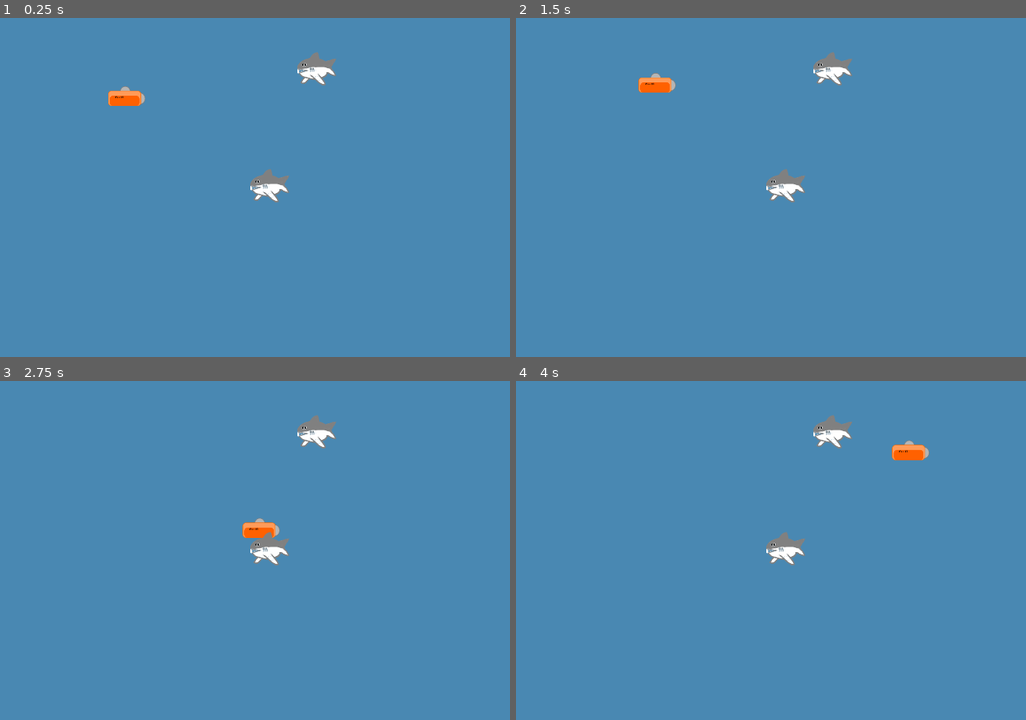
Above: before the commit, frames 1-4 (two rows, left to right).
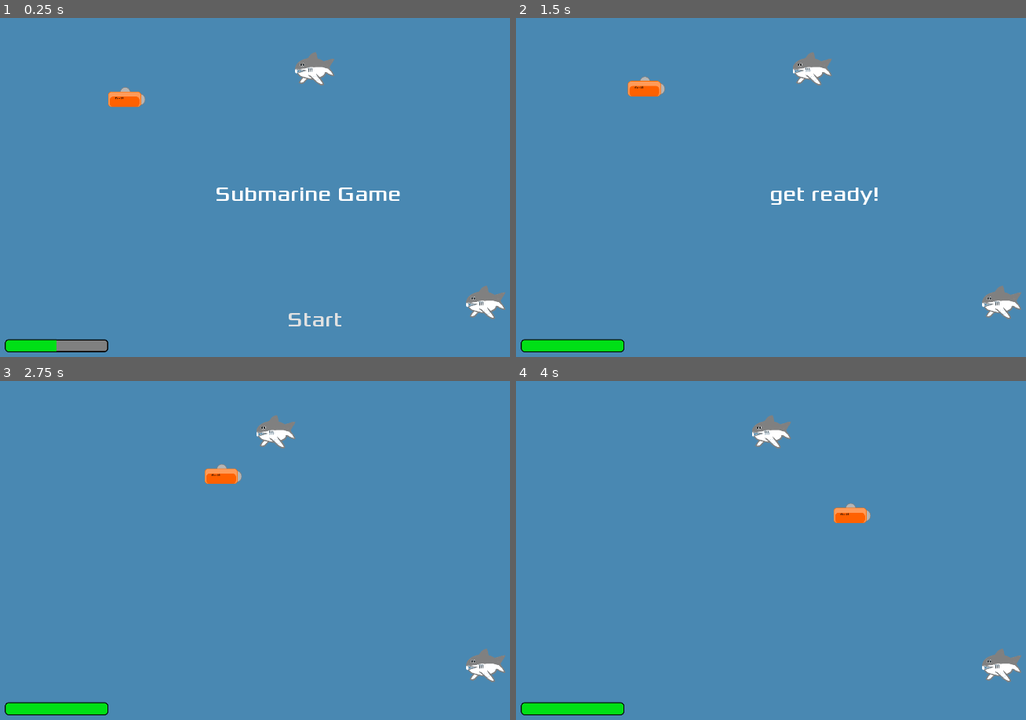
Above: after the commit, the same moments.

Repository: reyabreu/submarine-game
Game: Godot game, scene res://Scenes/Environment.tscn
Same seed, same stepped clock (60 frames per second), same inputs: the game is played once before the commit and once after it.
Inputs (mouse positions are in pixels of both pictures, inside the frame that each line leads up to):
- Up to frame 1 (0.25 s): no input
- Up to frame 2 (1.5 s): click (832, 319) at 0.5 s, where only the run after the commit has a clickable "Start"; hold Right (ui_right) from 1.28 s (still down)
- Up to frame 3 (2.75 s): release Right (ui_right) at 2.03 s; hold Down (ui_down) from 2.03 s (still down)
- Up to frame 4 (4 s): release Down (ui_down) at 2.78 s; hold Right (ui_right) 2.78-3.53 s; hold Up (ui_up) from 3.53 s (still down)

The runs differ from the first frame. In frame 1, 2.7% of the frame differs, in the area x 0-100%, y 10-99%; in frame 2, 3.0%; in frame 3, 3.2%; in frame 4, 3.2%.

Commit message:
improved submarine and creature movement. Basic HUD

Diff:
--- a/Scenes/Environment.tscn
+++ b/Scenes/Environment.tscn
@@ -1,18 +1,35 @@
-[gd_scene load_steps=3 format=2]
+[gd_scene load_steps=5 format=2]
 
-[ext_resource path="res://Scenes/Player.tscn" type="PackedScene" id=1]
-[ext_resource path="res://Scenes/Target.tscn" type="PackedScene" id=2]
+[ext_resource path="res://Scripts/Environment.gd" type="Script" id=1]
+[ext_resource path="res://Scenes/Player.tscn" type="PackedScene" id=2]
+[ext_resource path="res://Scenes/Target.tscn" type="PackedScene" id=3]
+[ext_resource path="res://Scenes/HUD.tscn" type="PackedScene" id=4]
 
 [node name="Environment" type="Node2D" index="0"]
 
-[node name="Player" parent="." index="0" instance=ExtResource( 1 )]
+script = ExtResource( 1 )
+
+[node name="Player" parent="." index="0" instance=ExtResource( 2 )]
 
 position = Vector2( 405.474, 245.696 )
+movement_dampening = 0.02
 
-[node name="Target" parent="." index="1" instance=ExtResource( 2 )]
+[node name="Target" parent="." index="1" instance=ExtResource( 3 )]
 
 position = Vector2( 985.408, 156.997 )
+linear_speed = 50
+player_damage = 25
 
-[node name="Target2" parent="." index="2" instance=ExtResource( 2 )]
+[node name="Target2" parent="." index="2" instance=ExtResource( 3 )]
 
-position = Vector2( 841.772, 514.416 )
+position = Vector2( 1502.89, 871.473 )
+linear_speed = 100
+player_damage = 50
+
+[node name="HUD" parent="." index="3" instance=ExtResource( 4 )]
+
+[connection signal="damage_taken" from="Player" to="." method="_on_Player_damage_taken"]
+
+[connection signal="health_emptied" from="Player" to="." method="_on_Player_health_emptied"]
+
+[connection signal="start_game" from="HUD" to="." method="_on_HUD_start_game"]
--- /dev/null
+++ b/Scenes/Game.tscn
@@ -0,0 +1,174 @@
+[gd_scene load_steps=5 format=2]
+
+[ext_resource path="res://Scripts/Game.gd" type="Script" id=1]
+[ext_resource path="res://Scripts/TestRect.gd" type="Script" id=2]
+
+[sub_resource type="RectangleShape2D" id=1]
+
+custom_solver_bias = 0.0
+extents = Vector2( 20, 20 )
+
+[sub_resource type="RectangleShape2D" id=2]
+
+custom_solver_bias = 0.0
+extents = Vector2( 10, 110 )
+
+[node name="Game" type="Node"]
+
+script = ExtResource( 1 )
+
+[node name="TestRect" type="KinematicBody2D" parent="." index="0"]
+
+position = Vector2( 500, 290 )
+input_pickable = false
+collision_layer = 1
+collision_mask = 1
+collision/safe_margin = 0.08
+script = ExtResource( 2 )
+_sections_unfolded = [ "Collision", "Material", "Pause", "Pickable", "Transform", "Visibility", "Z Index", "collision" ]
+__meta__ = {
+"_edit_group_": true
+}
+
+[node name="ColorRect" type="ColorRect" parent="TestRect" index="0"]
+
+anchor_left = 0.0
+anchor_top = 0.0
+anchor_right = 0.0
+anchor_bottom = 0.0
+margin_left = -20.0
+margin_top = -20.0
+margin_right = 20.0
+margin_bottom = 20.0
+rect_pivot_offset = Vector2( 20, 20 )
+rect_clip_content = false
+mouse_filter = 0
+mouse_default_cursor_shape = 0
+size_flags_horizontal = 1
+size_flags_vertical = 1
+color = Color( 0.917969, 0.904746, 0.0717163, 1 )
+_sections_unfolded = [ "Anchor", "Focus", "Grow Direction", "Hint", "Margin", "Material", "Mouse", "Pause", "Rect", "Size Flags", "Theme", "Visibility" ]
+
+[node name="CollisionShape2D" type="CollisionShape2D" parent="TestRect" index="1"]
+
+shape = SubResource( 1 )
+
+[node name="CollisionTimer" type="Timer" parent="TestRect" index="2"]
+
+process_mode = 0
+wait_time = 0.75
+one_shot = true
+autostart = false
+
+[node name="RightWall" type="StaticBody2D" parent="." index="1"]
+
+position = Vector2( 720, 280 )
+input_pickable = false
+collision_layer = 1
+collision_mask = 1
+constant_linear_velocity = Vector2( 0, 0 )
+constant_angular_velocity = 0.0
+friction = 0.0
+bounce = 1.0
+_sections_unfolded = [ "Collision", "Material", "Pause", "Pickable", "Transform", "Visibility", "Z Index" ]
+__meta__ = {
+"_edit_group_": true
+}
+
+[node name="ColorRect" type="ColorRect" parent="RightWall" index="0"]
+
+anchor_left = 0.0
+anchor_top = 0.0
+anchor_right = 0.0
+anchor_bottom = 0.0
+margin_left = -10.0
+margin_top = -110.0
+margin_right = 10.0
+margin_bottom = 110.0
+rect_pivot_offset = Vector2( 10, 110 )
+rect_clip_content = false
+mouse_filter = 0
+mouse_default_cursor_shape = 0
+size_flags_horizontal = 1
+size_flags_vertical = 1
+color = Color( 0.790323, 0.320496, 0.921875, 1 )
+_sections_unfolded = [ "Anchor", "Focus", "Grow Direction", "Hint", "Margin", "Material", "Mouse", "Pause", "Rect", "Size Flags", "Theme", "Visibility" ]
+
+[node name="CollisionShape2D" type="CollisionShape2D" parent="RightWall" index="1"]
+
+shape = SubResource( 2 )
+
+[node name="LeftWall" type="StaticBody2D" parent="." index="2"]
+
+position = Vector2( 270, 280 )
+input_pickable = false
+collision_layer = 1
+collision_mask = 1
+constant_linear_velocity = Vector2( 0, 0 )
+constant_angular_velocity = 0.0
+friction = 1.0
+bounce = 0.0
+_sections_unfolded = [ "Collision", "Material", "Pause", "Pickable", "Transform", "Visibility", "Z Index" ]
+__meta__ = {
+"_edit_group_": true
+}
+
+[node name="ColorRect" type="ColorRect" parent="LeftWall" index="0"]
+
+anchor_left = 0.0
+anchor_top = 0.0
+anchor_right = 0.0
+anchor_bottom = 0.0
+margin_left = -10.0
+margin_top = -110.0
+margin_right = 10.0
+margin_bottom = 110.0
+rect_pivot_offset = Vector2( 10, 110 )
+rect_clip_content = false
+mouse_filter = 0
+mouse_default_cursor_shape = 0
+size_flags_horizontal = 1
+size_flags_vertical = 1
+color = Color( 0.790323, 0.320496, 0.921875, 1 )
+_sections_unfolded = [ "Anchor", "Focus", "Grow Direction", "Hint", "Margin", "Material", "Mouse", "Pause", "Rect", "Size Flags", "Theme", "Visibility" ]
+
+[node name="CollisionShape2D" type="CollisionShape2D" parent="LeftWall" index="1"]
+
+shape = SubResource( 2 )
+
+[node name="CanvasLayer" type="CanvasLayer" parent="." index="3"]
+
+layer = -1
+offset = Vector2( 0, 0 )
+rotation = 0.0
+scale = Vector2( 1, 1 )
+transform = Transform2D( 1, 0, 0, 1, 0, 0 )
+
+[node name="CheckBox" type="CheckBox" parent="CanvasLayer" index="0"]
+
+anchor_left = 0.0
+anchor_top = 0.0
+anchor_right = 0.0
+anchor_bottom = 0.0
+margin_left = 450.0
+margin_top = 420.0
+margin_right = 562.0
+margin_bottom = 444.0
+rect_pivot_offset = Vector2( 0, 0 )
+rect_clip_content = false
+focus_mode = 2
+mouse_filter = 0
+mouse_default_cursor_shape = 0
+size_flags_horizontal = 1
+size_flags_vertical = 1
+toggle_mode = true
+enabled_focus_mode = 2
+shortcut = null
+group = null
+text = "Collision Info"
+flat = false
+align = 0
+
+[connection signal="collisioninfo_change" from="TestRect" to="." method="_on_TestRect_collisioninfo_change"]
+
+[connection signal="timeout" from="TestRect/CollisionTimer" to="TestRect" method="_on_CollisionTimer_timeout"]
--- /dev/null
+++ b/Scenes/HUD.tscn
@@ -0,0 +1,123 @@
+[gd_scene load_steps=7 format=2]
+
+[ext_resource path="res://Scripts/HUD.gd" type="Script" id=1]
+[ext_resource path="res://Assets/Sprites/progress_bar_empty.png" type="Texture" id=2]
+[ext_resource path="res://Assets/Sprites/progress_bar_full.png" type="Texture" id=3]
+[ext_resource path="res://Assets/Fonts/xolonium-fonts-4.1/ttf/Xolonium-Regular.ttf" type="DynamicFontData" id=4]
+
+[sub_resource type="DynamicFont" id=1]
+
+size = 64
+use_mipmaps = false
+use_filter = false
+font_data = ExtResource( 4 )
+_sections_unfolded = [ "Extra Spacing", "Font", "Font/fallback", "Resource", "Settings" ]
+
+[sub_resource type="DynamicFont" id=2]
+
+size = 64
+use_mipmaps = false
+use_filter = false
+font_data = ExtResource( 4 )
+_sections_unfolded = [ "Font", "Settings" ]
+
+[node name="HUD" type="CanvasLayer"]
+
+layer = 1
+offset = Vector2( 0, 0 )
+rotation = 0.0
+scale = Vector2( 1, 1 )
+transform = Transform2D( 1, 0, 0, 1, 0, 0 )
+script = ExtResource( 1 )
+
+[node name="HealthBar" type="TextureProgress" parent="." index="0"]
+
+anchor_left = 0.0
+anchor_top = 1.0
+anchor_right = 0.0
+anchor_bottom = 1.0
+margin_left = 30.0
+margin_top = -100.0
+margin_right = 350.0
+margin_bottom = -53.0
+rect_pivot_offset = Vector2( 0, 0 )
+rect_clip_content = false
+mouse_filter = 1
+mouse_default_cursor_shape = 0
+size_flags_horizontal = 1
+size_flags_vertical = 1
+min_value = 0.0
+max_value = 100.0
+step = 1.0
+page = 0.0
+value = 50.0
+exp_edit = false
+rounded = false
+texture_under = ExtResource( 2 )
+texture_over = null
+texture_progress = ExtResource( 3 )
+radial_fill_degrees = 360.0
+radial_center_offset = Vector2( 0, 0 )
+nine_patch_stretch = false
+_sections_unfolded = [ "Anchor", "Focus", "Grow Direction", "Hint", "Margin", "Material", "Mouse", "Pause", "Radial Fill", "Rect", "Size Flags", "Textures", "Theme", "Visibility" ]
+
+[node name="MessageLabel" type="Label" parent="." index="1"]
+
+anchor_left = 0.5
+anchor_top = 0.5
+anchor_right = 0.5
+anchor_bottom = 0.5
+margin_left = -720.0
+margin_top = -195.0
+margin_right = 720.0
+margin_bottom = 195.0
+rect_pivot_offset = Vector2( 0, 0 )
+rect_clip_content = false
+mouse_filter = 2
+mouse_default_cursor_shape = 0
+size_flags_horizontal = 1
+size_flags_vertical = 4
+custom_fonts/font = SubResource( 1 )
+text = "Submarine Game"
+align = 1
+valign = 1
+percent_visible = 1.0
+lines_skipped = 0
+max_lines_visible = -1
+_sections_unfolded = [ "custom_fonts" ]
+
+[node name="StartButton" type="Button" parent="." index="2"]
+
+anchor_left = 0.5
+anchor_top = 1.0
+anchor_right = 0.5
+anchor_bottom = 1.0
+margin_left = -160.0
+margin_top = -200.0
+margin_right = 200.0
+margin_bottom = -130.0
+rect_pivot_offset = Vector2( 0, 0 )
+rect_clip_content = false
+focus_mode = 2
+mouse_filter = 0
+mouse_default_cursor_shape = 0
+size_flags_horizontal = 1
+size_flags_vertical = 1
+custom_fonts/font = SubResource( 2 )
+toggle_mode = false
+enabled_focus_mode = 2
+shortcut = null
+group = null
+text = "Start"
+flat = true
+align = 1
+_sections_unfolded = [ "custom_fonts" ]
+
+[node name="MessageTimer" type="Timer" parent="." index="3"]
+
+process_mode = 1
+wait_time = 2.0
+one_shot = true
+autostart = false
+
+[connection signal="pressed" from="StartButton" to="." method="_on_Button_pressed"]
--- a/Scenes/Player.tscn
+++ b/Scenes/Player.tscn
@@ -1,8 +1,9 @@
-[gd_scene load_steps=5 format=2]
+[gd_scene load_steps=7 format=2]
 
 [ext_resource path="res://Scripts/Player.gd" type="Script" id=1]
 [ext_resource path="res://Assets/Sprites/submarine.png" type="Texture" id=2]
 [ext_resource path="res://Scripts/PlayerSprite.gd" type="Script" id=3]
+[ext_resource path="res://Scripts/PlayerCameraZone.gd" type="Script" id=4]
 
 [sub_resource type="CapsuleShape2D" id=1]
 
@@ -10,25 +11,65 @@
 radius = 23.2373
 height = 67.0209
 
-[node name="Player" type="KinematicBody2D" index="0"]
+[sub_resource type="CircleShape2D" id=2]
+
+custom_solver_bias = 0.0
+radius = 230.217
+
+[node name="Player" type="KinematicBody2D"]
 
 input_pickable = false
-collision_layer = 1
-collision_mask = 1
+collision_layer = 2
+collision_mask = 13
 collision/safe_margin = 0.08
 script = ExtResource( 1 )
+_sections_unfolded = [ "Collision", "Material", "Pause", "Pickable", "Transform", "Visibility", "Z Index", "collision" ]
 __meta__ = {
 "_edit_group_": true
 }
+linear_speed = 550
+movement_dampening = 0.05
+health = 100
 
 [node name="Sprite" type="Sprite" parent="." index="0"]
 
 texture = ExtResource( 2 )
 script = ExtResource( 3 )
 
-[node name="CollisionShape2D" type="CollisionShape2D" parent="." index="1"]
+[node name="CollisionShape" type="CollisionShape2D" parent="." index="1"]
 
 position = Vector2( -1, 5 )
 rotation = 1.5708
 shape = SubResource( 1 )
 _sections_unfolded = [ "Material", "Pause", "Transform", "Visibility", "Z Index" ]
+
+[node name="CollisionTimer" type="Timer" parent="." index="2"]
+
+process_mode = 0
+wait_time = 0.75
+one_shot = true
+autostart = false
+
+[node name="CameraZone" type="Area2D" parent="." index="3"]
+
+input_pickable = true
+gravity_vec = Vector2( 0, 1 )
+gravity = 98.0
+linear_damp = 0.1
+angular_damp = 1.0
+collision_layer = 2
+collision_mask = 4
+audio_bus_override = false
+audio_bus_name = "Master"
+script = ExtResource( 4 )
+_sections_unfolded = [ "Audio Bus", "Collision", "Material", "Pause", "Pickable", "Transform", "Visibility", "Z Index" ]
+
+[node name="CollisionShape2D" type="CollisionShape2D" parent="CameraZone" index="0"]
+
+shape = SubResource( 2 )
+
+[connection signal="timeout" from="CollisionTimer" to="." method="_on_CollisionTimer_timeout"]
+
+[connection signal="body_entered" from="CameraZone" to="CameraZone" method="_on_CameraZone_body_entered"]
+
+[connection signal="body_exited" from="CameraZone" to="CameraZone" method="_on_CameraZone_body_exited"]
--- a/Scenes/Target.tscn
+++ b/Scenes/Target.tscn
@@ -1,26 +1,39 @@
-[gd_scene load_steps=3 format=2]
+[gd_scene load_steps=5 format=2]
 
-[ext_resource path="res://Assets/Sprites/shark.png" type="Texture" id=1]
+[ext_resource path="res://Scripts/Target.gd" type="Script" id=1]
+[ext_resource path="res://Assets/Sprites/shark.png" type="Texture" id=2]
+[ext_resource path="res://Scripts/TargetSprite.gd" type="Script" id=3]
 
 [sub_resource type="CapsuleShape2D" id=1]
 
 custom_solver_bias = 0.0
-radius = 34.1745
-height = 51.3562
+radius = 31.4821
+height = 42.1395
 
 [node name="Target" type="KinematicBody2D"]
 
 input_pickable = false
-collision_layer = 1
-collision_mask = 1
+collision_layer = 4
+collision_mask = 2
 collision/safe_margin = 0.08
+script = ExtResource( 1 )
+_sections_unfolded = [ "Collision", "Material", "Pause", "Pickable", "Transform", "Visibility", "Z Index", "collision" ]
+__meta__ = {
+"_edit_group_": true
+}
+linear_speed = 200
+player_damage = 10
+horizontal_dampening = 0.05
+vertical_dampening = 0.02
 
 [node name="Sprite" type="Sprite" parent="." index="0"]
 
-texture = ExtResource( 1 )
+texture = ExtResource( 2 )
+script = ExtResource( 3 )
 
-[node name="CollisionShape2D" type="CollisionShape2D" parent="." index="1"]
+[node name="CollisionShape" type="CollisionShape2D" parent="." index="1"]
 
+position = Vector2( -8, 0 )
 rotation = 1.5708
 shape = SubResource( 1 )
 _sections_unfolded = [ "Material", "Pause", "Transform", "Visibility", "Z Index" ]
--- /dev/null
+++ b/Scripts/Environment.gd
@@ -0,0 +1,14 @@
+extends Node2D
+
+func _on_HUD_start_game():
+	$Player.set_health(100)
+	$HUD.set_health($Player.get_health())
+	$Player.show()
+	$HUD.showMessage("get ready!")
+
+func _on_Player_damage_taken():
+	$HUD.set_health($Player.get_health())
+
+func _on_Player_health_emptied():
+	$Player.hide()
+	$HUD.show_game_over()
--- /dev/null
+++ b/Scripts/Game.gd
@@ -0,0 +1,9 @@
+extends Node
+
+func _on_TestRect_collisioninfo_change(is_bouncing):
+	$CanvasLayer/CheckBox.pressed = is_bouncing
+	print("is_bouncing : %s, ticks: %s" % [is_bouncing, OS.get_ticks_msec()])
+
+func _ready():
+	for value in range(-10, 10):
+		print("value: %d, sign: %d" % [value, sign(value)])
--- /dev/null
+++ b/Scripts/HUD.gd
@@ -0,0 +1,33 @@
+extends CanvasLayer
+
+onready var message_label = $MessageLabel
+onready var message_timer = $MessageTimer
+onready var start_button = $StartButton
+onready var health_bar = $HealthBar
+
+signal start_game
+
+func _ready():
+	message_timer.connect("timeout", self, "_on_MessageTimer_timeout")
+
+func set_health(health):
+	health_bar.value = health
+
+func showMessage(text):
+	message_label.text = text
+	message_label.show()
+	message_timer.start()
+
+func _on_MessageTimer_timeout():
+	message_label.hide()
+
+func show_game_over():
+	showMessage("Game Over")
+	yield(message_timer, "timeout")
+	start_button.show()
+	message_label.text = "Submarine Game"
+	message_label.show()
+
+func _on_Button_pressed():
+	start_button.hide()
+	emit_signal("start_game")
--- a/Scripts/Player.gd
+++ b/Scripts/Player.gd
@@ -1,28 +1,57 @@
 extends KinematicBody2D
 
-const FORCE_GRAVITY = 200 # pixels/s^2
-const SPEED = 550 # pixels/s
-const SEAFLOOR_NORMAL = Vector2(0, -1)
+const FORCE_BUOYANCY = 50 # pixels/s^2
+# const SPEED = 550 # pixels/s
+# const SEAFLOOR_NORMAL = Vector2(0, -1)
+
+export (int) var linear_speed = 550  # pixels/s
+export (float) var movement_dampening = 0.1 # units/delta
+export (int) var health = 100 setget set_health, get_health
 
 var velocity = Vector2()
+var is_colliding = false
+
+signal start_collision
+signal stop_collision
+signal damage_taken
+signal health_emptied
+
+func set_health(value):
+	health = value if value >= 0 else 0;
+
+func get_health():
+	return health
+
+func apply_damage(damage):
+	health -= damage
+	emit_signal("damage_taken")
+	if health <= 0:
+		emit_signal("health_emptied")
 
 func _process(delta):
-	$Sprite.update_sprite(velocity)
+	if not is_colliding:
+		$Sprite.update_sprite(velocity)
 
 func _physics_process(delta):
-	update_movement(delta)
+	_update_movement(delta)
 
-func update_movement(delta):
-	sink(delta)
+func _update_movement(delta):
+	_buoyancy(delta)
+	_propulsion_and_collisions(delta)
+	_move()
+
+func _buoyancy(delta):
+	velocity.y -= FORCE_BUOYANCY * delta
+
+func _propulsion_and_collisions(delta):
 	var collision_info = move_and_collide(velocity * delta)
 	if collision_info:
 		velocity = velocity.bounce(collision_info.normal)
-	move()
+		_notify_start_collision(collision_info)
+	else:
+		_start_collision_timer()
 
-func sink(delta):
-	velocity.y -= FORCE_GRAVITY * delta
-
-func move():
+func _move():
 	# capture user input
 	var move_right = Input.is_action_pressed("ui_right")
 	var move_left = Input.is_action_pressed("ui_left")
@@ -43,8 +72,27 @@
 		target_speed.y -= 1
 
 	#integrate speed
-	target_speed *= SPEED
+	target_speed *= 0 if is_colliding else linear_speed
 
 	#make linear movement smoother
-	velocity.x = lerp(velocity.x, target_speed.x, 0.1)
-	velocity.y = lerp(velocity.y, target_speed.y, 0.1)
+	velocity.x = lerp(velocity.x, target_speed.x, movement_dampening)
+	velocity.y = lerp(velocity.y, target_speed.y, movement_dampening)
+
+func _notify_start_collision(collision_info):
+	if not is_colliding:
+		is_colliding = true
+		emit_signal("start_collision")
+		if collision_info.collider.has_method("player_hit"):
+			collision_info.collider.player_hit(self, collision_info)
+
+func _start_collision_timer():
+	if is_colliding and $CollisionTimer.is_stopped():
+		$CollisionTimer.start()
+
+func _notify_stop_collision():
+	is_colliding = false
+	velocity = Vector2()
+	emit_signal("stop_collision")
+
+func _on_CollisionTimer_timeout():
+	_notify_stop_collision()
--- /dev/null
+++ b/Scripts/PlayerCameraZone.gd
@@ -0,0 +1,9 @@
+extends Area2D
+
+func _on_CameraZone_body_entered(body):
+	#print ("body: %s entered" % body.get_name())
+	pass
+
+func _on_CameraZone_body_exited(body):
+	#print ("body: %s exited" % body.get_name())
+	pass
--- a/Scripts/Target.gd
+++ b/Scripts/Target.gd
@@ -1,4 +1,48 @@
 extends KinematicBody2D
 
+const SCREEN_MARGIN = 100
+const WOBBLE_AMPLITUDE = 8
+const WOBBLE_FREQUENCY = 2
+
+export (int) var linear_speed = 200
+export (int) var player_damage = 10
+export (float) var horizontal_dampening = 0.05 # units/delta
+export (float) var vertical_dampening = 0.02 # units/delta
+
+var screen_size
+var dead_band
+var velocity = Vector2()
+
 func _ready():
-	pass
+	screen_size = get_viewport_rect().size
+	dead_band = $Sprite.texture.get_size()/2 + Vector2(SCREEN_MARGIN, SCREEN_MARGIN)
+	randomize()
+	velocity.x = randi() % linear_speed - (linear_speed/2)
+
+func _process(delta):
+	 $Sprite.update_sprite(velocity)
+
+func _physics_process(delta):
+	_move()
+	var collision_info = move_and_collide(velocity * delta)
+	if collision_info:
+		velocity = velocity.bounce(collision_info.normal)
+
+func _move():
+	var target_velocity = Vector2()
+
+	if velocity.x > 0:
+		target_velocity.x = 1 if position.x < screen_size.x - dead_band.x else -1
+	if velocity.x < 0:
+		target_velocity.x = -1 if position.x > dead_band.x else 1
+	if velocity.y > 0:
+		target_velocity.y = 1 if position.y < screen_size.y - dead_band.y else -1
+	if velocity.y < 0:
+		target_velocity.y = -1 if position.y > dead_band.y else 1
+
+	target_velocity *= linear_speed
+	velocity.x = lerp(velocity.x, target_velocity.x, horizontal_dampening)
+	velocity.y = lerp(velocity.y, target_velocity.y, vertical_dampening)
+
+func player_hit(player, collision_info):
+	player.apply_damage(player_damage)
--- /dev/null
+++ b/Scripts/TargetSprite.gd
@@ -0,0 +1,4 @@
+extends Sprite
+
+func update_sprite(velocity):
+	flip_h = velocity.x > 0
--- /dev/null
+++ b/Scripts/TestRect.gd
@@ -0,0 +1,67 @@
+extends KinematicBody2D
+
+const FORCE_GRAVITY = 200 # pixels/s^2
+const SPEED = 550 # pixels/s
+const SEAFLOOR_NORMAL = Vector2(0, -1)
+
+signal collisioninfo_change
+
+var is_bouncing = false;
+var velocity = Vector2()
+
+func _draw():
+	draw_line(Vector2(0,0), velocity.normalized()*100, ColorN("black"),  3)
+
+func _process(delta):
+	update()
+
+func _physics_process(delta):
+	update_movement(delta)
+
+func update_movement(delta):
+	#sink(delta)
+	var collision_info = move_and_collide(velocity * delta)
+	if collision_info:
+		velocity = velocity.bounce(collision_info.normal)
+		if not is_bouncing:
+			is_bouncing = true
+			emit_signal("collisioninfo_change", is_bouncing)
+	else:
+		if is_bouncing and $CollisionTimer.is_stopped():
+			$CollisionTimer.start()
+	move()
+
+func sink(delta):
+	velocity.y -= FORCE_GRAVITY * delta
+
+func move():
+	# capture user input
+	var move_right = Input.is_action_pressed("ui_right")
+	var move_left = Input.is_action_pressed("ui_left")
+	var move_up = Input.is_action_pressed("ui_up")
+	var move_down = Input.is_action_pressed("ui_down")
+
+	# maximum speed achievable
+	var target_speed = Vector2()
+
+	if move_right:
+		target_speed.x += 1
+	if move_left:
+		target_speed.x -= 1
+
+	if move_down:
+		target_speed.y += 1
+	if move_up:
+		target_speed.y -= 1
+
+	#integrate speed
+	target_speed *= 0 if is_bouncing else SPEED
+
+	#make linear movement smoother
+	velocity.x = lerp(velocity.x, target_speed.x, 0.01)
+	velocity.y = lerp(velocity.y, target_speed.y, 0.01)
+
+
+func _on_CollisionTimer_timeout():
+	is_bouncing = false
+	emit_signal("collisioninfo_change", is_bouncing)
--- a/project.godot
+++ b/project.godot
@@ -23,6 +23,14 @@
 window/stretch/mode="2d"
 window/stretch/aspect="keep"
 
+[layer_names]
+
+2d_physics/layer_1="solids"
+2d_physics/layer_2="player"
+2d_physics/layer_3="targets"
+2d_physics/layer_4="enemies"
+2d_physics/layer_5="others"
+
 [rendering]
 
 quality/intended_usage/framebuffer_allocation=0
Not shown, added: Assets/Fonts/xolonium-fonts-4.1/FONTLOG.txt
Not shown, added: Assets/Fonts/xolonium-fonts-4.1/LICENSE.txt
Binary file added: Assets/Fonts/xolonium-fonts-4.1/otf/Xolonium-Bold.otf
Binary file added: Assets/Fonts/xolonium-fonts-4.1/otf/Xolonium-Regular.otf
Binary file added: Assets/Fonts/xolonium-fonts-4.1/ttf/Xolonium-Bold.ttf
Binary file added: Assets/Fonts/xolonium-fonts-4.1/ttf/Xolonium-Regular.ttf
Binary file added: Assets/Fonts/xolonium-fonts-4.1/woff/Xolonium-Bold-Cyrillic.woff
Binary file added: Assets/Fonts/xolonium-fonts-4.1/woff/Xolonium-Bold-Latin.woff
Binary file added: Assets/Fonts/xolonium-fonts-4.1/woff/Xolonium-Bold.woff
Binary file added: Assets/Fonts/xolonium-fonts-4.1/woff/Xolonium-Regular-Cyrillic.woff
Binary file added: Assets/Fonts/xolonium-fonts-4.1/woff/Xolonium-Regular-Latin.woff
Binary file added: Assets/Fonts/xolonium-fonts-4.1/woff/Xolonium-Regular.woff
(and 13 more such lines)
